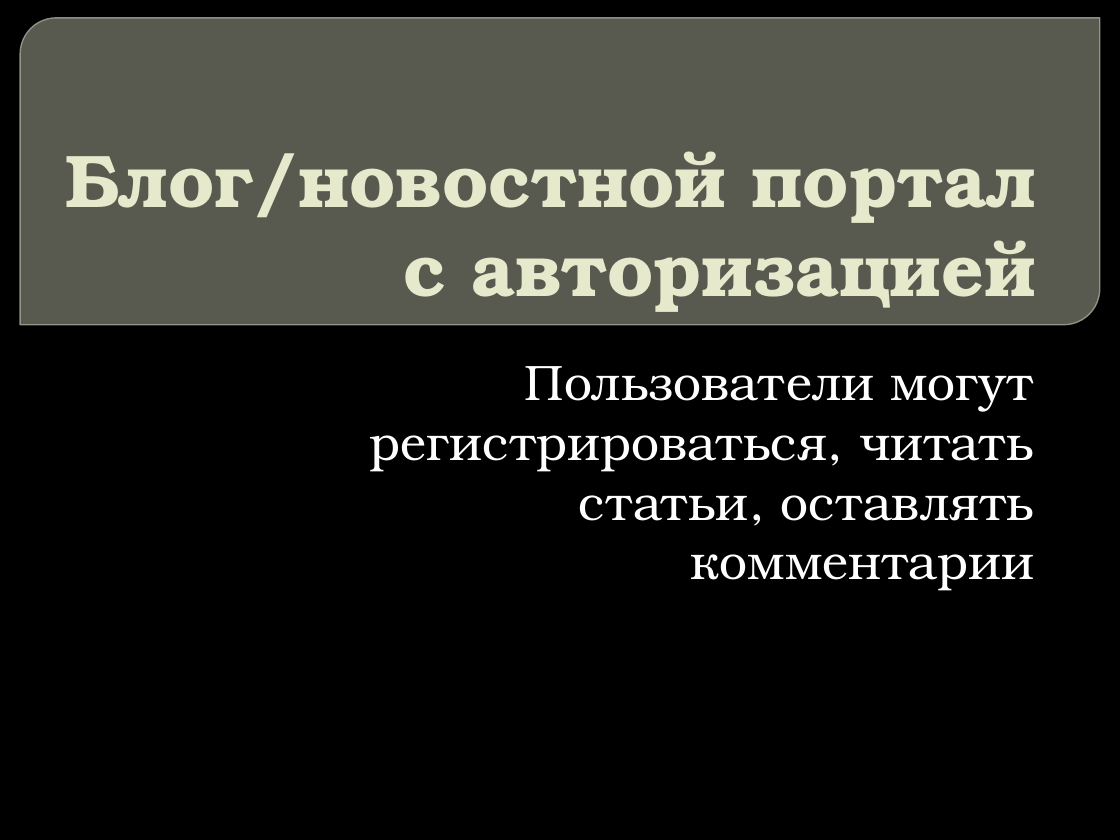
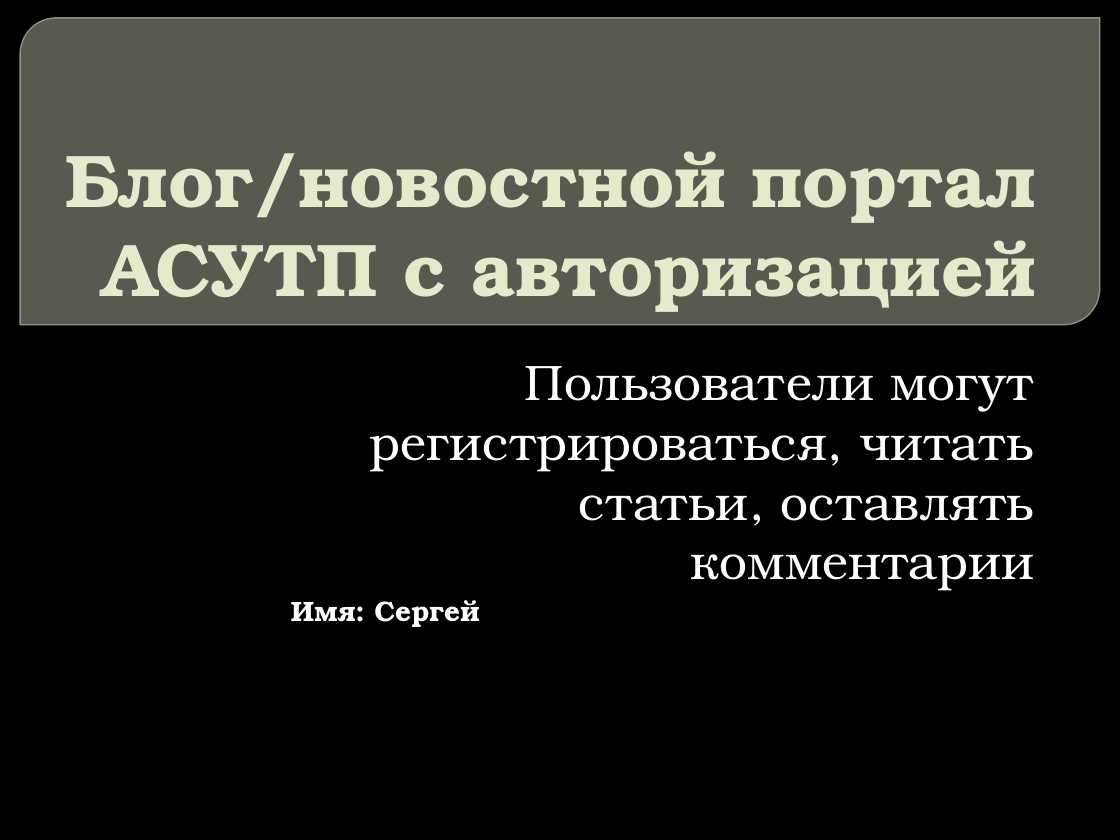
Before and after one commit to serg-12-ctrl/mini-------, a slide deck: slide 1 of Новостной портал.pptx. Drawn at 1120x840 pixels with LibreOffice and Linux fonts; fonts in the diff are those of the drawing; background and template pictures are left out. Boxes give left, top, right and bottom in pixels: in the first picture for what was removed or moved away, otherwise in the second. Text is boxed around its words. In the diff, an @@ line names an element or a change of style, - is before the commit and + after.

```diff
--- a/Новостной портал.pptx
+++ b/Новостной портал.pptx
@@ title at box(65, 151, 1037, 312): text changed @@
-Блог/новостной портал с авторизацией
+Блог/новостной портал АСУТП с авторизацией
@@ text added at box(291, 600, 479, 627), 18 pt, text #FFFFFF, bold @@
+Имя: Сергей
```
Also in this commit, not shown: 1 other slide changed, 6 slides added, 1 slide removed, 2 other files.
